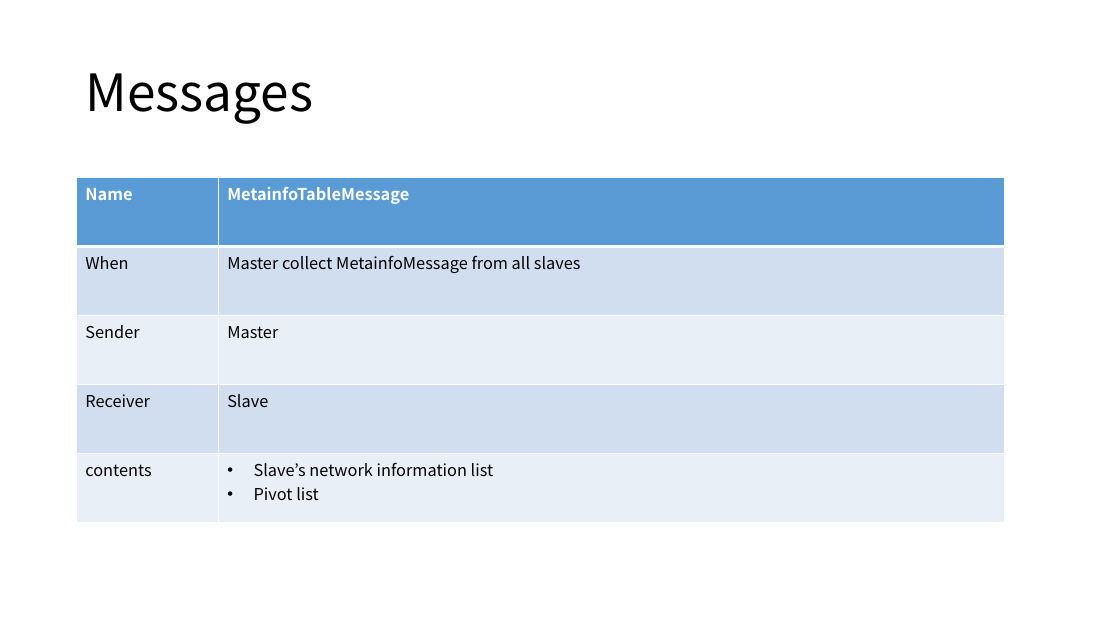
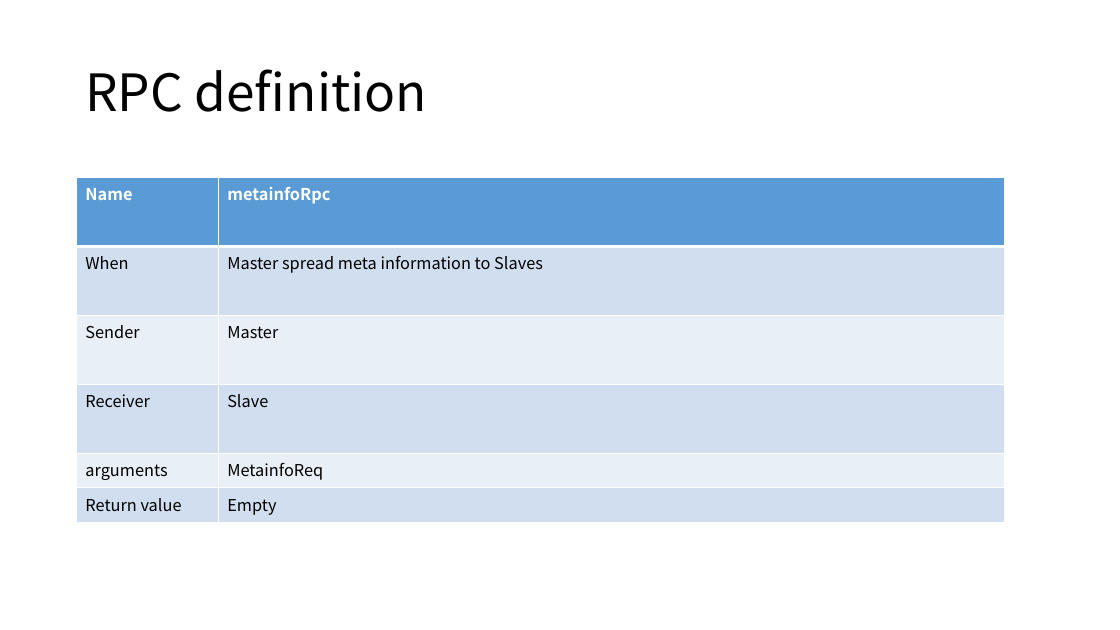
Before and after one commit to GNUp/cs434-doc, a slide deck: slide 14 of project-final.pptx (slide 13 before the commit). Drawn at 1120x630 pixels with LibreOffice and Linux fonts; fonts in the diff are those of the drawing. Boxes give left, top, right and bottom in pixels: in the first picture for what was removed or moved away, otherwise in the second. Text is boxed around its words. In the diff, an @@ line names an element or a change of style, - is before the commit and + after.

```diff
--- a/project-final.pptx
+++ b/project-final.pptx
@@ title at <box>85,69,427,112</box>: text changed @@
-Messages
+RPC definition
@@ table at <box>77,178,1006,523</box> @@
-row 1, column 2: MetainfoTableMessage
+row 1, column 2: metainfoRpc
-row 2, column 2: Master collect MetainfoMessage from all slaves
+row 2, column 2: Master spread meta information to Slaves
-row 5: contents | Slave’s network information list / Pivot list
+row 5: arguments | MetainfoReq
+row 6: Return value | Empty
```
Also in this commit, not shown: 11 other slides changed, 20 slides added, 4 slides removed, 1 other file.
